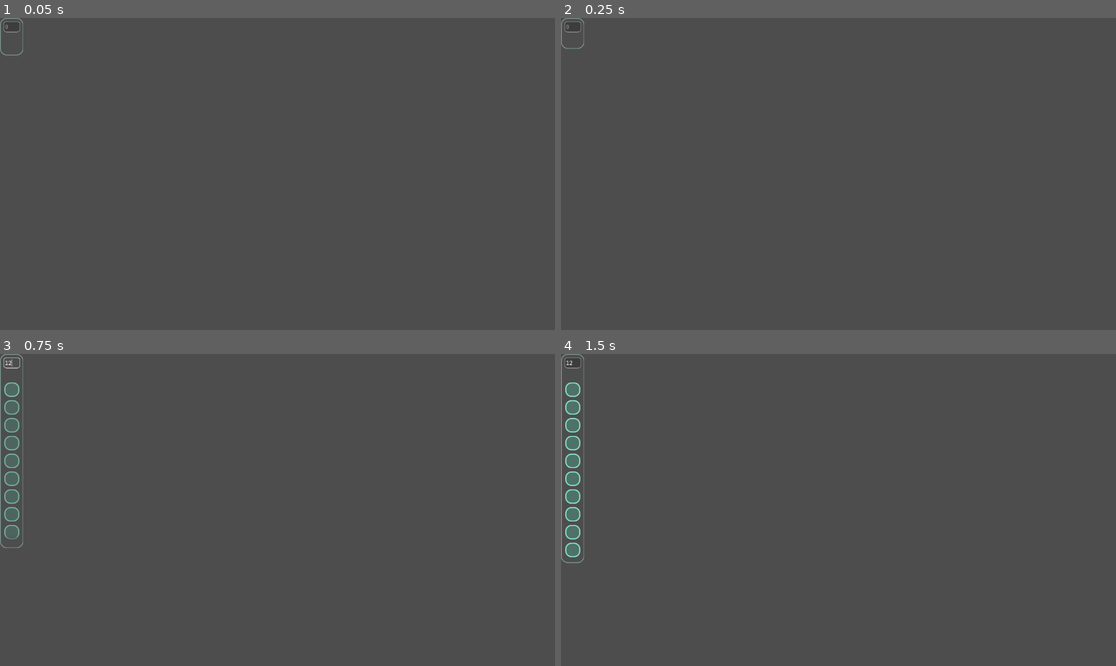
Above: before the commit, frames 1-4 (two rows, left to right).
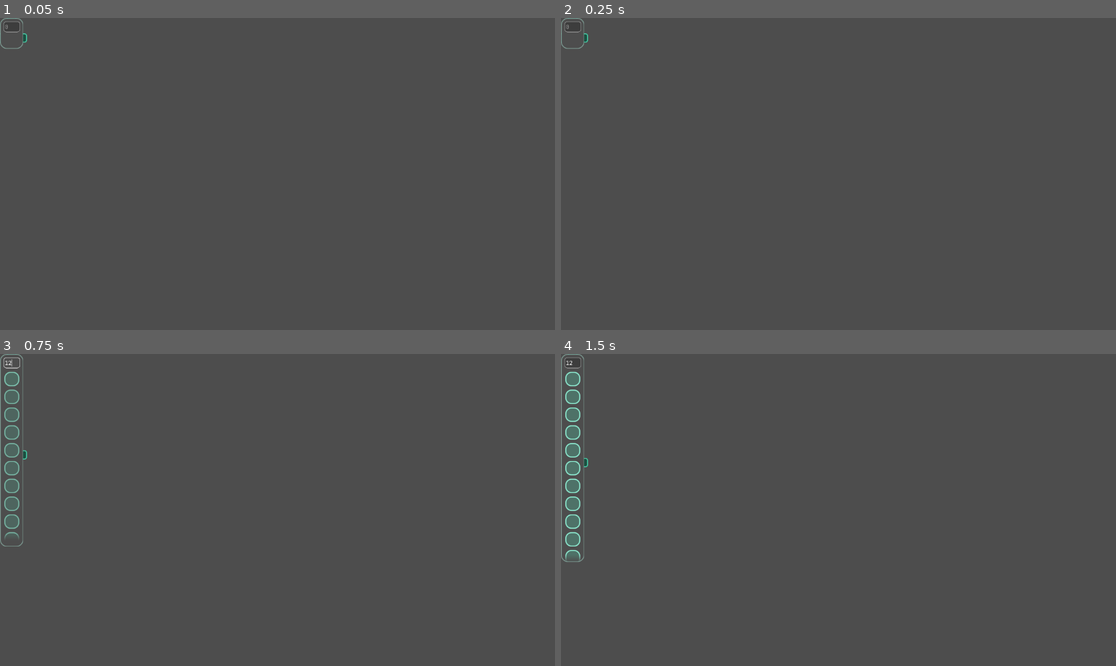
Above: after the commit, the same moments.

Repository: hex358/neuralese-builder
Game: Godot game, scene res://scenes/layer.tscn
The game is run twice, just before and just after one commit, with the same random seed, the same clock (stepped at 60 frames per second) and the same inputs. This scene is started directly instead of the project's main scene.
Inputs (mouse positions are in pixels of both pictures, inside the frame that each line leads up to):
- Up to frame 1 (0.05 s): no input
- Up to frame 2 (0.25 s): no input
- Up to frame 3 (0.75 s): click (11, 363) at 0.52 s; type "12" at 0.6 s
- Up to frame 4 (1.5 s): tap Enter (ui_accept) at 1.25, 1.35 s; move the mouse to (960, 494) at 1.27 s; hold Up (up) from 1.28 s (still down); click (960, 494) at 1.42 s

The runs differ from the first frame. In frame 1, less than 0.1% of the frame differs, in the area x 0-5%, y 4-13%; in frame 2, less than 0.1%; in frame 3, 0.8%; in frame 4, 1.3%, in the area x 0-5%, y 5-68%.
Error in both runs: Cannot call method 'get_children' on a null value. (res://scripts/graph_manager.gd:262)

Commit message:
.

Diff:
--- a/resources/panel.tres
+++ b/resources/panel.tres
@@ -12,3 +12,5 @@
 shader_parameter/outline_width = 0.0
 shader_parameter/mult = 2.0
 shader_parameter/blur_level = 3.368
+shader_parameter/gaussian_mix = 1.0
+shader_parameter/gaussian_step = 1.0
--- a/scenes/fg.tscn
+++ b/scenes/fg.tscn
@@ -172,6 +172,7 @@
 offset_bottom = 46.0
 pivot_offset = Vector2(35.5, 21)
 button_type = 1
+top = true
 text = "Add"
 base_size = Vector2(71, 42)
 alignment = Vector2(0.5, 0.5)
--- a/scenes/io_graph.tscn
+++ b/scenes/io_graph.tscn
@@ -35,6 +35,8 @@
 line_edit = NodePath("input/LineEdit")
 unit_offset_y = 0.0
 target_size = 96.0
+min_size = 0.0
+size_add = 0.0
 z_space = 1
 
 [node name="ColorRect" parent="." index="0"]
@@ -48,11 +50,11 @@
 
 [node name="Label" parent="ColorRect/root" index="0"]
 z_index = 0
-offset_left = 10.0
-offset_top = 7.0
-offset_right = 125.0
-offset_bottom = 50.0
-scale = Vector2(0.461477, 0.461477)
+offset_left = 9.0
+offset_top = 5.0
+offset_right = 124.0
+offset_bottom = 48.0
+scale = Vector2(0.414803, 0.414803)
 theme_override_colors/font_color = Color(0, 1, 0.716667, 1)
 text = "MapVar"
 
@@ -111,9 +113,9 @@
 [node name="LineEdit" parent="input" index="0" node_paths=PackedStringArray("accept_button") instance=ExtResource("7_q8r0s")]
 layout_mode = 0
 offset_left = 0.0
-offset_top = -34.0
+offset_top = -33.0
 offset_right = 318.0
-offset_bottom = 14.0
+offset_bottom = 15.0
 context_menu_enabled = false
 accept_button = NodePath("../ColorRect2")
 
--- a/scenes/layer.tscn
+++ b/scenes/layer.tscn
@@ -1,8 +1,9 @@
-[gd_scene load_steps=7 format=3 uid="uid://dk05hn4etkckc"]
+[gd_scene load_steps=8 format=3 uid="uid://dk05hn4etkckc"]
 
 [ext_resource type="PackedScene" uid="uid://dvy7srp0sk1qm" path="res://scenes/base_graph.tscn" id="1_oobeh"]
 [ext_resource type="Script" uid="uid://deim3p78fm0d5" path="res://scripts/neuron_layer.gd" id="2_2eb8h"]
 [ext_resource type="Script" uid="uid://7nab6wgidrl1" path="res://scenes/unit.gd" id="3_gemti"]
+[ext_resource type="PackedScene" uid="uid://cyyhr5tmi4ljw" path="res://scenes/Connection.tscn" id="3_j0ma4"]
 [ext_resource type="Material" uid="uid://bvlhwv585y83q" path="res://resources/neuron_graph.tres" id="4_3b4h0"]
 [ext_resource type="PackedScene" uid="uid://cbe74hclhjp0e" path="res://scenes/validate.tscn" id="5_3b4h0"]
 [ext_resource type="Script" uid="uid://b0wh6bvd6pdc5" path="res://scripts/validate_number.gd" id="6_j0ma4"]
@@ -13,21 +14,67 @@
 unit = NodePath("unit")
 padding = 5.0
 line_edit = NodePath("LineEdit")
-unit_offset_y = -4.0
+unit_offset_y = -26.0
 target_size = 64.0
+min_size = 64.0
+size_add = -24.0
 
-[node name="ColorRect" parent="." index="0"]
+[node name="ni" parent="." index="0" node_paths=PackedStringArray("parent_graph") instance=ExtResource("3_j0ma4")]
+offset_left = -33.0
+offset_top = 0.0
+offset_right = -15.0
+offset_bottom = 19.0
+color = Color(0.297, 0.9, 0.72915, 1)
+_accepted_datatypes = "layer"
+hint = 1
+connection_type = 0
+area_paddings = Vector4(20, 5, 20, 5)
+origin_offset = Vector2(-10, 0)
+unpadded_area = Vector4(20, 10, 0, 10)
+dir_vector = Vector2(-1, 0)
+parent_graph = NodePath("..")
+gradient_color = Color(0.298039, 0.901961, 0.729412, 1)
+
+[node name="i" parent="." index="1" node_paths=PackedStringArray("parent_graph") instance=ExtResource("3_j0ma4")]
+offset_left = -10.0
+offset_top = -72.0
+offset_right = 9.0
+offset_bottom = -44.0
+color = Color(0, 1, 0.882353, 1)
+connection_type = 0
+area_paddings = Vector4(20, 5, 20, 5)
+origin_offset = Vector2(0, -10)
+unpadded_area = Vector4(10, 0, 10, 20)
+dir_vector = Vector2(0, -1)
+parent_graph = NodePath("..")
+gradient_color = Color(0, 1, 0.882353, 1)
+
+[node name="o" parent="." index="2" node_paths=PackedStringArray("parent_graph") instance=ExtResource("3_j0ma4")]
+offset_left = 13.0
+offset_top = 0.0
+offset_right = 31.0
+offset_bottom = 19.0
+color = Color(0.297, 0.9, 0.72915, 1)
+_accepted_datatypes = "layer"
+connection_type = 1
+area_paddings = Vector4(20, 5, 20, 5)
+origin_offset = Vector2(10, 0)
+unpadded_area = Vector4(0, 10, 20, 10)
+parent_graph = NodePath("..")
+gradient_color = Color(0.298039, 0.901961, 0.729412, 1)
+
+[node name="ColorRect" parent="." index="3"]
 instance_shader_parameters/corner_radius_add = -2.0
 instance_shader_parameters/outline_color = Color(0.5538, 0.71, 0.665743, 1)
 instance_shader_parameters/tuning = Color(0.0509804, 0.0509804, 0.0509804, 0.541176)
 offset_left = -25.0
 offset_right = 23.5
-offset_bottom = 46.0
+offset_bottom = 0.0
 
 [node name="Label" parent="ColorRect/root" index="0"]
 text = ""
 
-[node name="unit" type="Control" parent="." index="1"]
+[node name="unit" type="Control" parent="." index="4"]
 layout_mode = 3
 anchors_preset = 0
 offset_left = -47.0
@@ -47,17 +94,22 @@
 offset_right = 62.0
 offset_bottom = 24.0
 
-[node name="LineEdit" parent="." index="2" instance=ExtResource("5_3b4h0")]
+[node name="LineEdit" parent="." index="5" instance=ExtResource("5_3b4h0")]
+layout_mode = 0
 offset_left = -16.0
 offset_top = -55.0
 offset_right = 64.0
 offset_bottom = -7.0
 scale = Vector2(0.389326, 0.389326)
 placeholder_text = "0"
+max_length = 4
+expand_to_text_length = true
 context_menu_enabled = false
 emoji_menu_enabled = false
 virtual_keyboard_type = 2
 script = ExtResource("6_j0ma4")
+resize_after = 4
 change_always_accepted = false
 
+[connection signal="changed" from="LineEdit" to="." method="_on_line_edit_changed"]
 [connection signal="text_changed" from="LineEdit" to="." method="_on_line_edit_text_changed"]
--- a/scenes/menus.tscn
+++ b/scenes/menus.tscn
@@ -39,7 +39,7 @@
 script = ExtResource("4_rgbxd")
 text = "Add node        +"
 base_size = Vector2(239, 50)
-size_add = 2.0
+size_add = 4.0
 expanded_size = 0
 scale_anim = true
 arrangement_padding = Vector2(10, 8)
--- a/scenes/neuron.tscn
+++ b/scenes/neuron.tscn
@@ -10,10 +10,10 @@
 
 [node name="o" parent="." index="0" node_paths=PackedStringArray("parent_graph") instance=ExtResource("3_j2aws")]
 layout_mode = 0
-offset_left = -12.0
-offset_top = 7.0
-offset_right = 15.0
-offset_bottom = 35.0
+offset_left = -10.0
+offset_top = 5.0
+offset_right = 9.0
+offset_bottom = 33.0
 color = Color(0, 1, 0.882353, 1)
 connection_type = 1
 area_paddings = Vector4(20, 5, 20, 5)
@@ -25,6 +25,7 @@
 gradient_color = Color(0, 1, 0.882353, 1)
 
 [node name="ColorRect" parent="." index="1"]
+instance_shader_parameters/corner_radius_add = -3.0
 instance_shader_parameters/outline_color = Color(1, 1, 1, 1)
 instance_shader_parameters/tuning = Color(0.0509804, 0.0509804, 0.0509804, 0.541176)
 offset_left = -52.0
@@ -37,7 +38,7 @@
 offset_top = 4.0
 offset_right = 219.0
 offset_bottom = 47.0
-scale = Vector2(0.461, 0.461)
+scale = Vector2(0.340395, 0.340395)
 theme_override_colors/font_color = Color(0, 1, 0.882353, 1)
 text = "DenseLayer"
 
--- a/scenes/project.tscn
+++ b/scenes/project.tscn
@@ -6,8 +6,6 @@
 [ext_resource type="PackedScene" uid="uid://8u7275kgyen4" path="res://scenes/menus.tscn" id="4_dsnwd"]
 [ext_resource type="PackedScene" uid="uid://by1briddb0hwg" path="res://scenes/bg.tscn" id="5_sa0gx"]
 [ext_resource type="Script" uid="uid://b4hd7meqnpke2" path="res://scripts/camera_2d.gd" id="6_agq83"]
-[ext_resource type="Theme" uid="uid://cxe1714v2p0a1" path="res://resources/theme.tres" id="7_3560t"]
-[ext_resource type="CodeHighlighter" uid="uid://ccbt2ieavpasa" path="res://resources/python.tres" id="8_a7mxu"]
 
 [node name="base" type="Node2D"]
 
@@ -29,16 +27,3 @@
 script = ExtResource("6_agq83")
 zoom_speed = 0.2
 drag_button = 3
-
-[node name="CodeEdit" type="CodeEdit" parent="."]
-offset_left = 770.0
-offset_top = -57.0
-offset_right = 1102.0
-offset_bottom = 300.0
-theme = ExtResource("7_3560t")
-text = "ff
-print(\"hi\")
-print(\"fjfjffj\") # warning: crazy watermelons"
-placeholder_text = "# input your code here..."
-syntax_highlighter = ExtResource("8_a7mxu")
-code_completion_enabled = true
--- a/scripts/base_graph.gd
+++ b/scripts/base_graph.gd
@@ -230,18 +230,21 @@
 			dragging = false
 			graphs.stop_drag(self)
 		else:
-			_dragged()
 			var vec = get_global_mouse_position() + attachement_position - global_position
 			#graphs.mark_rect(self)
 			#vec = graphs.can_move(self, vec)
 			global_position += vec
 			#graphs.collider(rect)
-		for input in _inputs:
-			input.reposition_splines()
-		for output in outputs:
-			output.reposition_splines()
+		reposition_splines()
+		_dragged()
 
 	_after_process(delta)
 
+func reposition_splines():
+	for input in _inputs:
+		input.reposition_splines()
+	for output in outputs:
+		output.reposition_splines()
+
 func _after_process(delta: float):
 	pass
--- a/scripts/block_component.gd
+++ b/scripts/block_component.gd
@@ -173,7 +173,6 @@
 
 var add_to_size: bool = false
 
-# 3) Initialize menu internals for DROPOUT_MENU same as CONTEXT_MENU
 func initialize() -> void:
 	if Engine.is_editor_hint(): return
 
@@ -320,13 +319,9 @@
 
 var current_type: int = ButtonType.BLOCK_BUTTON
 func _process_dropout_menu(delta: float) -> void:
-	# If the dropdown is closed, run normal button behavior/visuals.
 	var was_expanded = (state.expanding or state.expanded) and visible
 	if not was_expanded:
 		_process_block_button(delta)
-
-		# Open on press (left click like standard buttons).
-		# state.pressing becomes true on initial LMB down inside.
 		if state.pressing and not state.tween_hide and ButtonType.BLOCK_BUTTON == current_type:
 			current_type = ButtonType.CONTEXT_MENU
 			# Make context-menu logic left-click activated while open.
@@ -369,7 +364,8 @@
 		if cons and graph != cons: return false
 	if !top and (glob.get_display_mouse_position().y < glob.space_begin.y\
 	or glob.get_display_mouse_position().x > glob.space_end.x): return false
-	var height = base_size.y if button_type == ButtonType.BLOCK_BUTTON else expanded_size
+	var height = base_size.y if (
+		button_type == ButtonType.BLOCK_BUTTON or (button_type == ButtonType.DROPOUT_MENU and current_type == ButtonType.BLOCK_BUTTON)) else expanded_size
 	var bounds = Rect2(0, 0, base_size.x + 2*area_padding, height + 2*area_padding)
 	bounds.size *= mult
 	bounds.position += global_position - Vector2.ONE*area_padding*mult
@@ -449,6 +445,7 @@
 		if imm_unpress:
 			press_request = false
 	mouse_pressed = mouse_pressed# and not glob.is_overlapped(self)
+	#print(inside)
 
 	if inside:
 		if mouse_pressed:
--- a/scripts/cmenu.gd
+++ b/scripts/cmenu.gd
@@ -8,7 +8,7 @@
 		"neuron":
 			type = graphs.graph_types.layer
 		"input":
-			type = graphs.graph_types.input
+			type = graphs.graph_types.neuron
 		"output":
 			type = graphs.graph_types.io
 
--- a/scripts/connection.gd
+++ b/scripts/connection.gd
@@ -5,7 +5,20 @@
 static var OUTPUT: int = 1
 
 
-
+var accepted_datatypes: Dictionary[StringName, bool] = {}
+var datatype: StringName = ""
+@export var _accepted_datatypes: String = "": ##any(empty), float, config
+	set(v):
+		if not is_node_ready():
+			await ready
+		_accepted_datatypes = v
+		accepted_datatypes.clear()
+		if _accepted_datatypes:
+			for i in _accepted_datatypes.split(" "):
+				if connection_type == OUTPUT:
+					datatype = i
+				accepted_datatypes[i] = true
+		#print(connection_type == OUTPUT)
 @export var hint: int = 0
 @export var keyword: StringName = &""
 @export_enum("Input", "Output") var connection_type: int = INPUT
@@ -137,6 +150,7 @@
 func is_suitable(conn: Connection) -> bool:
 	#print(len(outputs))
 	return (conn and conn != self and conn.connection_type == INPUT
+		and (!conn.accepted_datatypes or conn.accepted_datatypes.has(datatype))
 		and not conn.connected.has(self) and (conn.multiple_splines or len(conn.inputs) == 0 or conn.conn_count_keyword == &"router")
 		and (conn_counts.get_or_add(conn.conn_count_keyword, [0])[0] < 1 or multiple_splines or conn.conn_count_keyword == &"router")
 		and graphs.validate_acyclic_edge(self, conn)
--- a/scripts/io_graph.gd
+++ b/scripts/io_graph.gd
@@ -12,7 +12,7 @@
 @onready var _unit = unit.duplicate()
 
 
-func _unit_modulate_updated(unit: Control, fin: bool = false):
+func _unit_modulate_updated(unit: Control, fin: bool = false, diss: bool = false):
 	pass
 
 var connection_paths = []
@@ -30,6 +30,7 @@
 
 	unit.queue_free()
 	unit_script = unit.get_script()
+	_size_changed()
 	#for i in 100:
 	#	add_unit({"text": "hif"})
 
@@ -48,6 +49,7 @@
 	appear_units[dup] = true
 	return dup
 
+var key_by_unit: Dictionary = {}
 func remove_unit(id: int):
 	var unit = units[id]; var dec = unit.size.y + padding
 	appear_units.erase(unit)
@@ -73,6 +75,9 @@
 func add_unit(kw: Dictionary = {}):
 	add_q.append(_add_q.bind(kw))
 
+@export var min_size: float = 0.0
+@export var size_add: float = 0.0
+
 var add_q: Queue = Queue.new()
 func _add_q(kw: Dictionary):
 	var new_unit = _get_unit(kw)
@@ -80,6 +85,8 @@
 	new_unit.set_script(unit_script)
 	new_unit.id = len(units)
 	units.append(new_unit)
+	key_by_unit[new_unit] = len(units)-1
+
 	new_unit.position.y = total_size + padding + unit_offset_y
 	if bottom_attached:
 		new_unit.position.y -= input.size.y
@@ -123,11 +130,12 @@
 			dissapearer.modulate.a = 0
 			dissapearer.queue_free()
 			to_del.append(dissapearer)
-			_unit_modulate_updated(dissapearer, true)
+			_unit_modulate_updated(dissapearer, true, true)
 		else:
-			_unit_modulate_updated(dissapearer, false)
+			_unit_modulate_updated(dissapearer, false, true)
 	for unit in to_del:
 		dissapear_units.erase(unit)
+		key_by_unit.erase(unit)
 	to_del = []
 	for unit in offset_units:
 		var target = offset_units[unit]
@@ -140,10 +148,15 @@
 
 	if bottom_attached:
 		input.position.y = lerpf(input.position.y, target_y, delta*20.0)
-	rect.size.y = lerpf(rect.size.y, target_size, delta*20.0)
+	var prev_size:float = rect.size.y
+	rect.size.y = lerpf(rect.size.y, max(min_size, target_size + size_add), delta*20.0)
+	if !is_equal_approx(prev_size, rect.size.y):
+		_size_changed()
 	if ui.is_focus(line_edit):
 		hold_for_frame()
 
+func _size_changed(): # virtual
+	pass
 
 func _on_color_rect_2_pressed() -> void:
 	if line_edit.is_valid:
--- a/scripts/neuron_layer.gd
+++ b/scripts/neuron_layer.gd
@@ -6,19 +6,48 @@
 	dup.show()
 	return dup
 
-func _unit_modulate_updated(of: Control, fin: bool = false):
+func _get_info() -> Dictionary:
+	return {}
+
+func _size_changed():
+	$ni.position.y = (rect.size.y) / 2 + rect.position.y
+	$o.position.y = (rect.size.y) / 2 + rect.position.y
+	reposition_splines()
+
+func _dragged():
+	var extents = Vector2(rect.global_position.y, rect.global_position.y + rect.size.y + 5 - 4)
+	if len(units) > 10:
+		units[-1].get_node("ColorRect5").set_instance_shader_parameter("extents", extents)
+		units[0].get_node("ColorRect5").set_instance_shader_parameter("extents", extents)
+	elif units:
+#units[-1].get_node("ColorRect5").set_instance_shader_parameter("extents", extents)
+		units[0].get_node("ColorRect5").set_instance_shader_parameter("extents", Vector2())
+func _unit_modulate_updated(of: Control, fin: bool = false, diss: bool = false):
+
 	var extents
-	if !fin:
+	#print(key_by_unit[of])
+	var key = key_by_unit[of]
+	if key == len(units)-1:
+		pass
+	if not (fin and (key != len(units)-1 and len(units) > 1)):
 		extents = Vector2(rect.global_position.y, rect.global_position.y + rect.size.y + 5)
 	else:
 		extents = Vector2()
 	of.get_node("ColorRect5").set_instance_shader_parameter("extents", extents)
 
 var _real_amount = 0
-func _on_line_edit_text_changed(new_text: String) -> void:
+@onready var base_size_add: float = size_add
+
+
+func _on_line_edit_changed(new_text) -> void:
+	await get_tree().process_frame
 	var amount = int(new_text)
 	_real_amount = amount
-	amount = min(_real_amount, 10)
+	amount = min(_real_amount, 11)
+	if _real_amount > 10:
+		size_add = base_size_add - 15
+	else:
+		size_add = base_size_add
 	var length = len(units)
 	if length > amount:
 		for i in range(length-amount):
--- a/scripts/top_panel.gd
+++ b/scripts/top_panel.gd
@@ -12,7 +12,7 @@
 		for m in menus:
 			var menu = menus[m]
 			menu.attachement_x = size.x - menu.size.x + 30
-	#if Input.is_action_just_pressed("ui_accept"):
-	#	menus["a"].expand()
-	#elif Input.is_action_just_pressed("down"):
-	#	menus["a"].close()
+	if Input.is_action_just_pressed("ui_accept"):
+		menus["a"].expand()
+	elif Input.is_action_just_pressed("down"):
+		menus["a"].close()
--- a/scripts/validate_line.gd
+++ b/scripts/validate_line.gd
@@ -1,8 +1,11 @@
+
+
 extends LineEdit
 class_name ValidInput
 
 @export var accept_button: BlockComponent
 
+@export var resize_after: int = 0
 func _ready() -> void:
 	text_changed.connect(_input_changed)
 	text_submitted.connect(_input_submit)
@@ -42,10 +45,40 @@
 	if !change_always_accepted:
 		prev_input = input
 	_text_changed()
+	_resize_label()
+	changed.emit(text)
+
+@onready var _font = get_theme_font("font")
+
+func _string_width_px(s: String, fs: int) -> float:
+	# Godot 4: measure using Font.get_string_size
+	# HORIZONTAL_ALIGNMENT_LEFT, width=-1 to avoid wrapping
+	return _font.get_string_size(s, HORIZONTAL_ALIGNMENT_LEFT, -1.0, fs).x
+
+@onready var base_font_size = get_theme_font_size("font_size")
+@onready var k = base_font_size/float(get_theme_font_size("font"))
+func _resize_label():
+	var s = text
+	var _base_fs = get_theme_font_size("font") * k
+	var n = s.length()
+	if n == 0 or resize_after <= 0 or n <= resize_after:
+		add_theme_font_size_override("font_size", base_font_size)
+		return
+	var full_w = _string_width_px(s, _base_fs)
+	if full_w <= 0.0:
+		add_theme_font_size_override("font_size", base_font_size)
+		return
+
+	var keep_txt = s.substr(0, resize_after)
+	var keep_w = _string_width_px(keep_txt, base_font_size)
+	var scale = clamp(keep_w / full_w, 0, 1.0)
+	var new_fs = int(round(_base_fs * scale))
+	add_theme_font_size_override("font_size", new_fs)
 
 func _input_submit(input: String):
 	pass
 
+signal changed
 func _input(event: InputEvent) -> void:
 	if event is InputEventKey and event.keycode == KEY_ENTER and ui.is_focus(self):
 		if accept_button:
--- a/scripts/validate_number.gd
+++ b/scripts/validate_number.gd
@@ -1,16 +1,28 @@
+
 extends ValidInput
 
+
 var prev_pos: int = 0
+var prev: int = 0
 func _can_change_to() -> String:
 	prev_pos = caret_column
-	if text.begins_with("0") and text.length() > 1: return text.trim_prefix("0")
+	if text.begins_with("0") and text.length() > 1:
+
+		text = text.trim_prefix("0")
 	if text.is_valid_int():
+		prev = int(text);
 		#if int(text) > 127: return prev_input
 		return text
-	if !text: return ""
+	if !text: prev = 0; return ""
 	var new = ""
+	var num: int = prev
 	for i in text:
 		if i.is_valid_int(): new += i
+		if i == "+":
+			#print("gfj")
+			new = str(num+1); break
+		if i == "-" and num > 0: new = str(num-1) if num-1 else ""; break
+	prev = int(new)
 	return new
 
 func _text_changed() -> void:
Not shown: 1 places in scenes/project.tscn that only renumber resources
